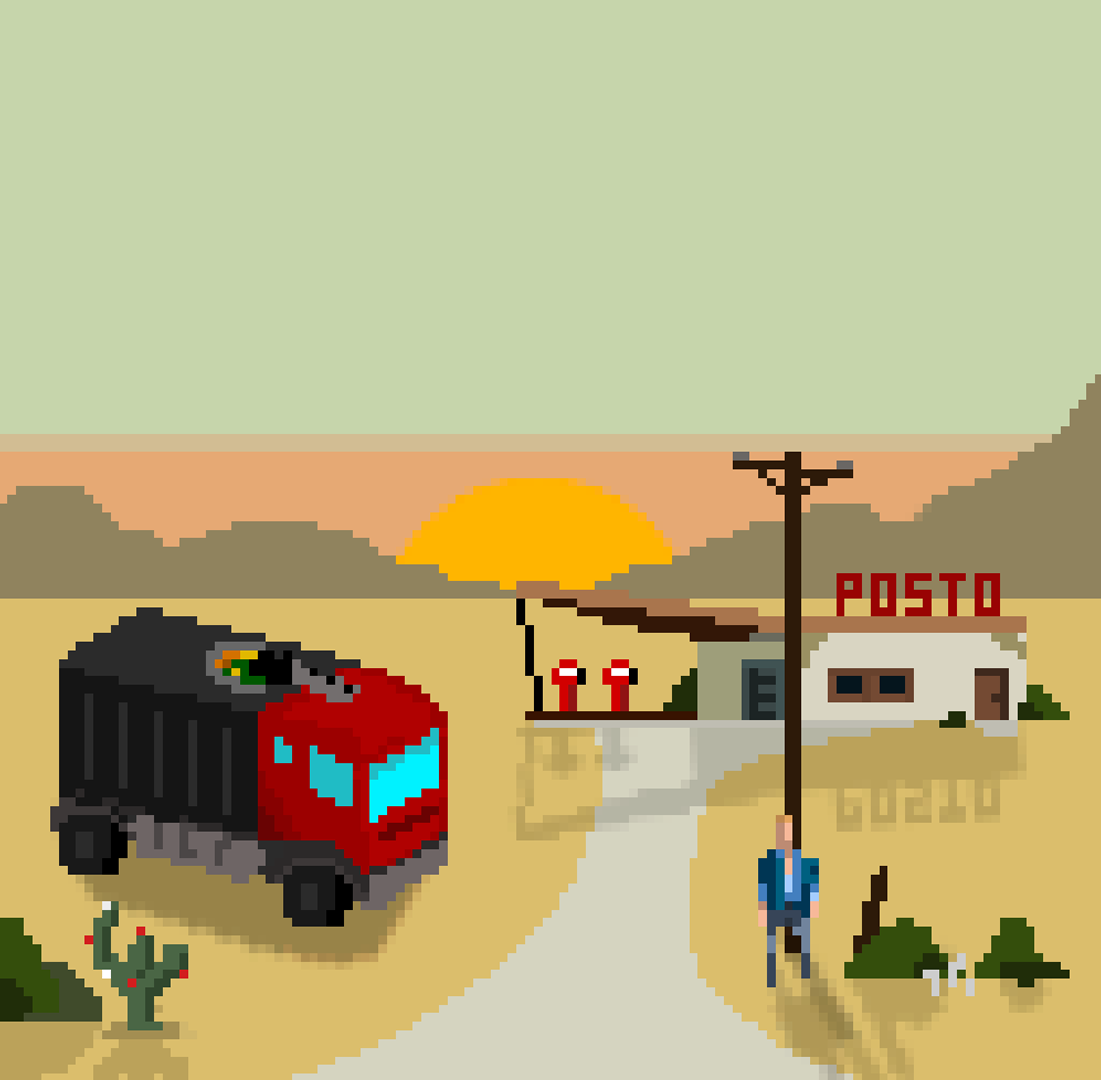
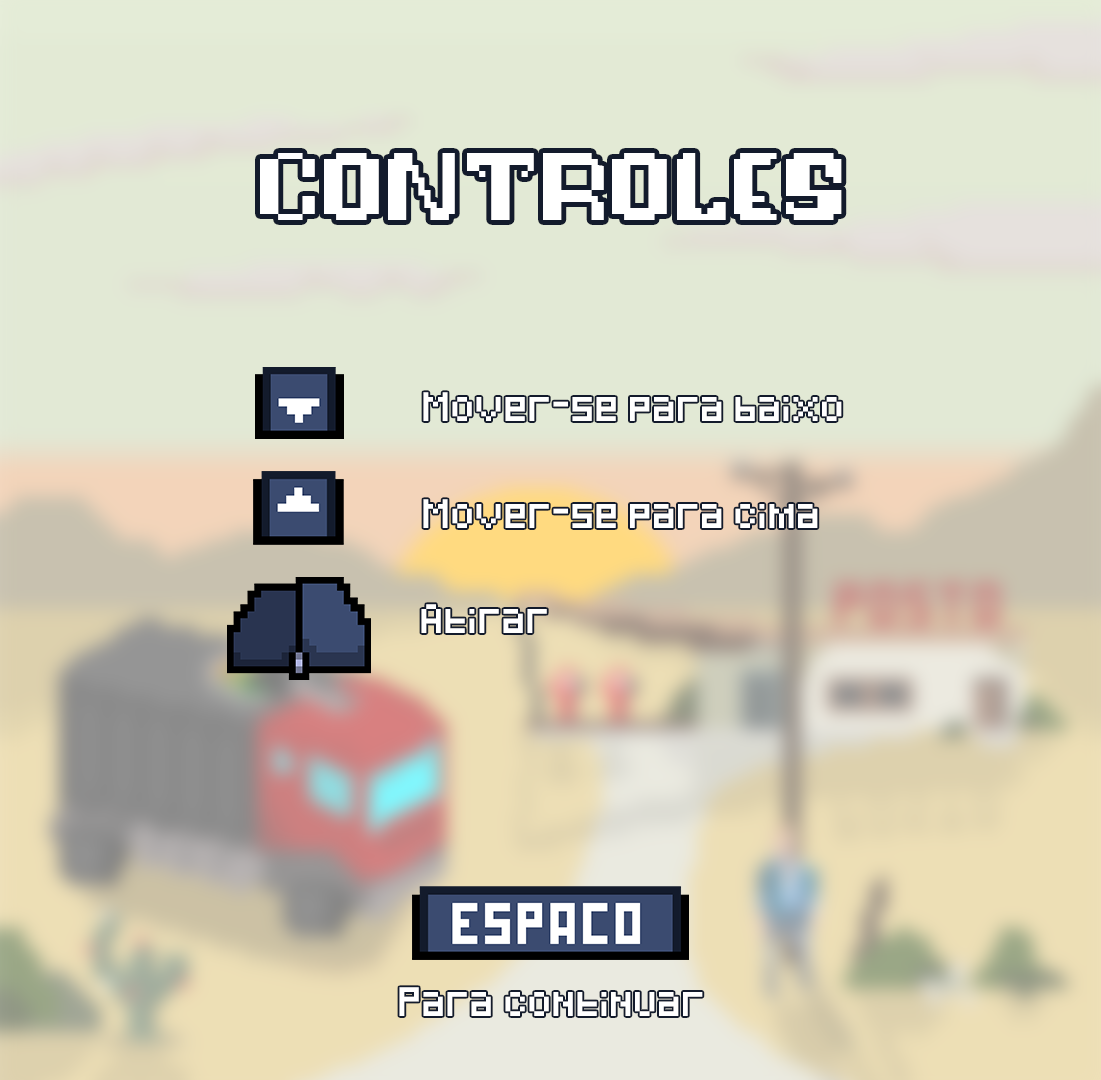
Revision of a layered 1101x1080 image; what changed, layer by layer:
removed layer "Camada 4" over [0, 0, 1101, 1080]
added layer "bt_espaco_pressionado" above "CONTROLES" over [412, 886, 689, 960]
added layer "CONTROLES" above "Atirar" over [260, 153, 842, 220]
added layer "Atirar" above "Para continuar" over [421, 604, 547, 633]
added layer "Para continuar" above "Mover-se para cima" over [399, 987, 703, 1016]
added layer "Mover-se para cima" above "Mover-se para baixo" over [423, 499, 818, 528]
added layer "Mover-se para baixo" above "bt_mouse_e_pressionado" over [423, 392, 842, 421]
added layer "bt_mouse_e_pressionado" above "bt_cima_pressionado" over [227, 577, 371, 680]
added layer "bt_cima_pressionado" above "bt_baixo_pressionado" over [253, 471, 344, 545]
added layer "bt_baixo_pressionado" above "Camada 1" over [255, 367, 344, 439]
added layer "Camada 1" (50%) above "Tela Inicial0" over [0, 0, 1101, 1080]
added layer "Tela Inicial0" above "Plano de Fundo" over [0, 0, 1101, 1080]
